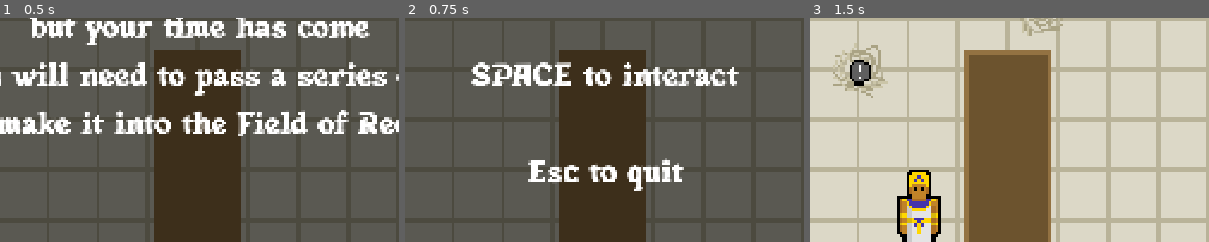
Above: before the commit, frames 1-3 (left to right).
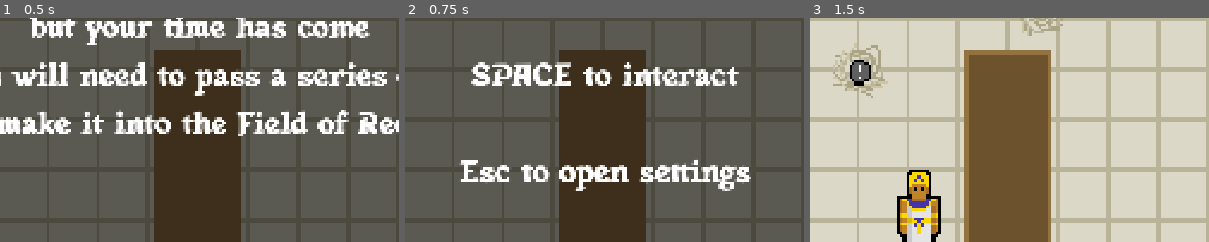
Above: after the commit, the same moments.

Repository: liadriscoll-arch/Field-of-Reeds
Game: Godot game, scene res://Scenes/start_screen.tscn
The game is run twice, just before and just after one commit, with the same random seed, the same clock (stepped at 60 frames per second) and the same inputs.
Inputs:
- Up to frame 1 (0.5 s): no input
- Up to frame 2 (0.75 s): click "Start" at 0.5 s
- Up to frame 3 (1.5 s): click "Start" at 1.25 s
The pictures show only the part of the screen within x 25-75%, y 27-77%; the shares and areas given below are measured in that part.

Frame 1 is identical in both runs. In frame 2, 4.0% of the frame differs, in the area x 13-87%, y 62-78%; in frame 3, nothing differs.

Commit message:
small changes

Diff:
--- a/Scenes/controls_screen.tscn
+++ b/Scenes/controls_screen.tscn
@@ -43,7 +43,7 @@
 
 SPACE to interact
 
-Esc to quit
+Esc to open settings
 "
 horizontal_alignment = 1
 
--- a/Scenes/pause_screen.tscn
+++ b/Scenes/pause_screen.tscn
@@ -14,10 +14,10 @@
 texture = ExtResource("1_gkx8r")
 
 [node name="ColorRect" type="ColorRect" parent="." unique_id=958888041]
-offset_left = -1093.0
-offset_top = -622.0
-offset_right = 1081.0
-offset_bottom = 609.0
+offset_left = -1086.0
+offset_top = -621.0
+offset_right = 1088.0
+offset_bottom = 610.0
 color = Color(0, 0, 0, 0.5882353)
 
 [node name="Quit_button" type="Button" parent="." unique_id=283514031]
@@ -38,5 +38,15 @@
 theme_override_font_sizes/font_size = 100
 text = "Return"
 
+[node name="Label" type="Label" parent="." unique_id=904870888]
+offset_left = -920.0
+offset_top = -500.0
+offset_right = 920.0
+offset_bottom = -290.0
+theme_override_fonts/font = ExtResource("3_rbgr5")
+theme_override_font_sizes/font_size = 150
+text = "Menu"
+horizontal_alignment = 1
+
 [connection signal="pressed" from="Quit_button" to="." method="_on_quit_button_pressed"]
 [connection signal="pressed" from="return_button" to="." method="_on_return_button_pressed"]
--- a/Scripts/global.gd
+++ b/Scripts/global.gd
@@ -24,6 +24,7 @@
 var brick_found = false
 var worthy
 var previous_scene_path = ""
+var notes = ""
 
 
 func _ready() -> void:
--- /dev/null
+++ b/Scripts/notebook.gd
@@ -0,0 +1,12 @@
+extends Node2D
+@onready var note_side_1: Label = $note_side_1
+@onready var note_side_2: Label = $note_side_2
+
+
+
+func _ready() -> void:
+	note_side_1.text = Global.notes
+
+
+func _process(delta: float) -> void:
+	pass
--- /dev/null
+++ b/notebook.tscn
@@ -0,0 +1,39 @@
+[gd_scene format=3 uid="uid://dd6gcahvf0sgb"]
+
+[ext_resource type="Script" uid="uid://fhs0sgdu3uai" path="res://Scripts/notebook.gd" id="1_gvrn8"]
+[ext_resource type="Texture2D" uid="uid://ydfievq00ymu" path="res://Assets/reeds_notebook.png" id="2_n8bdy"]
+[ext_resource type="FontFile" uid="uid://isri0dibbil8" path="res://Assets/Anubismythicalserif-lxdLy.otf" id="3_g5l6w"]
+
+[node name="notebook" type="Node2D" unique_id=1955794704]
+script = ExtResource("1_gvrn8")
+
+[node name="Sprite2D" type="Sprite2D" parent="." unique_id=1030558651]
+scale = Vector2(20, 20)
+texture = ExtResource("2_n8bdy")
+
+[node name="Camera2D" type="Camera2D" parent="." unique_id=1346662204]
+
+[node name="note_side_1" type="Label" parent="." unique_id=1673264307]
+offset_left = -890.0
+offset_top = -470.0
+offset_right = -65.0
+offset_bottom = 381.0
+theme_override_fonts/font = ExtResource("3_g5l6w")
+theme_override_font_sizes/font_size = 75
+
+[node name="note_side_2" type="Label" parent="." unique_id=1355501946]
+offset_left = 50.0
+offset_top = -470.0
+offset_right = 875.0
+offset_bottom = 381.0
+theme_override_fonts/font = ExtResource("3_g5l6w")
+theme_override_font_sizes/font_size = 75
+
+[node name="Button" type="Button" parent="." unique_id=223112734]
+offset_left = -243.0
+offset_top = 451.0
+offset_right = 243.0
+offset_bottom = 531.0
+theme_override_fonts/font = ExtResource("3_g5l6w")
+theme_override_font_sizes/font_size = 50
+text = "Back"
Binary file added: Assets/reeds_notebook.png
Not shown, added: Assets/reeds_notebook.png.import
Not shown, added: Scripts/notebook.gd.uid
Renamed: quit_button.gd -> Scripts/quit_button.gd
Renamed: quit_button.gd.uid -> Scripts/quit_button.gd.uid
